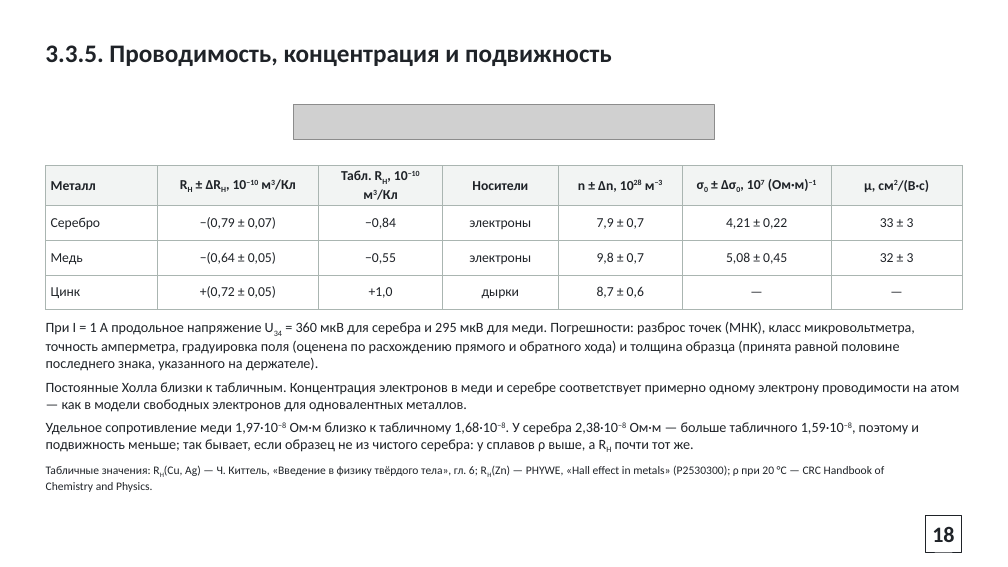
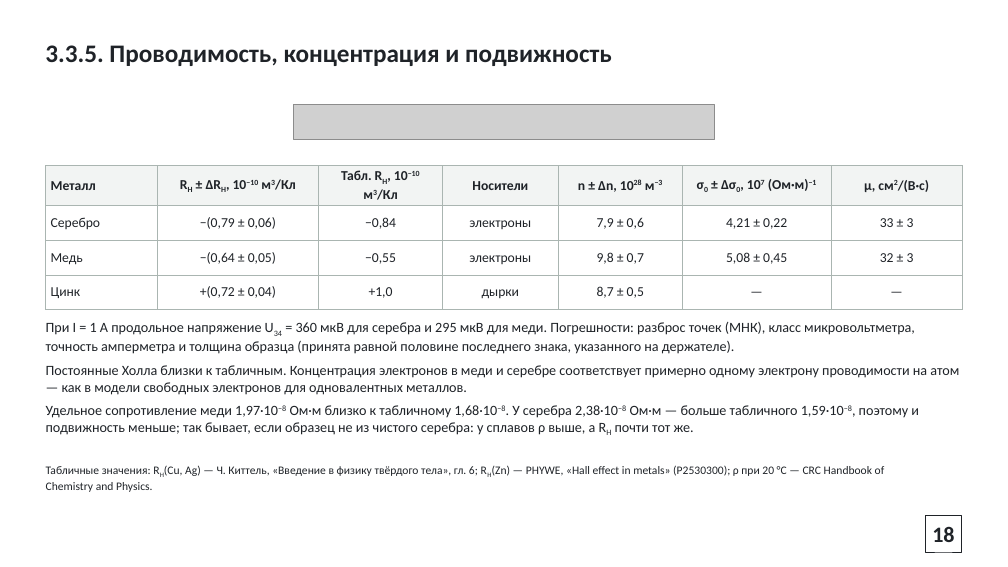
Before and after one commit to Kredos9107/zxc, a slide deck: slide 18 of labs/2 курс/3.3.5/3.3.6 + 3.3.5 Магнетосопротивление и эффект Холла.pptx. Drawn at 1008x567 pixels with LibreOffice and Linux fonts; fonts in the diff are those of the drawing; grey boxes stand for pictures. Boxes give left, top, right and bottom in pixels: in the first picture for what was removed or moved away, otherwise in the second. Text is boxed around its words. In the diff, an @@ line names an element or a change of style, - is before the commit and + after.

Commit message:
3.3.5: при максимальном токе — среднее по двум направлениям поля

```diff
--- a/labs/2 курс/3.3.5/3.3.6 + 3.3.5 Магнетосопротивление и эффект Холла.pptx
+++ b/labs/2 курс/3.3.5/3.3.6 + 3.3.5 Магнетосопротивление и эффект Холла.pptx
@@ table at bbox=[45, 166, 963, 305] @@
-row 2, column 2: −(0,79 ± 0,07)
+row 2, column 2: −(0,79 ± 0,06)
-row 2, column 5: 7,9 ± 0,7
+row 2, column 5: 7,9 ± 0,6
-row 4, column 2: +(0,72 ± 0,05)
+row 4, column 2: +(0,72 ± 0,04)
-row 4, column 5: 8,7 ± 0,6
+row 4, column 5: 8,7 ± 0,5
@@ text at bbox=[46, 322, 915, 354]: text changed @@
-При I = 1 А продольное напряжение U34 = 360 мкВ для серебра и 295 мкВ для меди. Погрешности: разброс точек (МНК), класс микровольтметра, точность амперметра, градуировка поля (оценена по расхождению прямого и обратного хода) и толщина образца (принята равной половине последнего знака, указанного на держателе).
+При I = 1 А продольное напряжение U34 = 360 мкВ для серебра и 295 мкВ для меди. Погрешности: разброс точек (МНК), класс микровольтметра, точность амперметра и толщина образца (принята равной половине последнего знака, указанного на держателе).
```
Also in this commit, not shown: 8 other slides changed.
